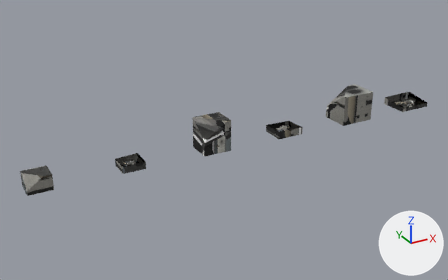
One commit to the glTF model src/assets/battle/city/modern-monsoon-houses-damage.glb: the scene before it, then after it.
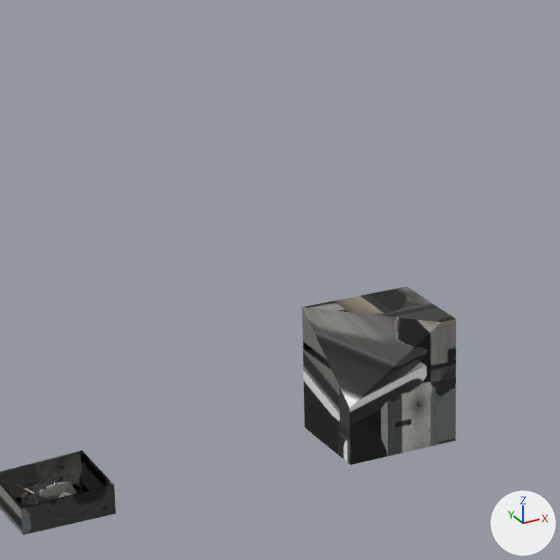
The first picture shows the older version from a 50 mm camera at (-3.13, -17.46, 8.97) aimed at (6.64, 0.31, 0.08). The close-ups show the older and then the newer version on the part from 26% to 57% of the width and 14% to 64% of the height of that picture. Only the edits that show in the close-ups are written down. Lighting does not change. The marker at lower right points along +X, +Y and +Z. Where no turn or scale is listed for an object, it has been applied to the vertices. Vertices at exactly the same position are counted once.
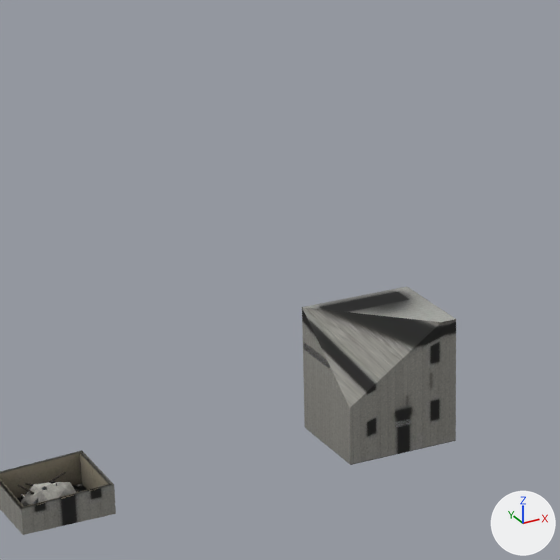
Boxes [x1, y1, x2, y2] around the edits, measured in the close-ups (560 x 560 px):
'Mesh_2', surface changed
    both: [302, 286, 456, 465]
'Mesh_9', surface changed, reshaped (lighter)
    both: [0, 452, 111, 509]
'Mesh_11', surface changed (black to grey)
    both: [0, 450, 116, 535]
'Mesh_0', surface changed
    both: [303, 342, 411, 427]
'Mesh_10', surface changed
    both: [17, 481, 87, 503]
part 2 of me_mesh_9, added (brown)
    after: [0, 453, 109, 507]
part 3 of me_mesh_9, surface changed (lighter)
    both: [1, 452, 111, 509]

Patch to the scene script:
```diff
--- a/src/assets/battle/city/modern-monsoon-houses-damage.glb.py
+++ b/src/assets/battle/city/modern-monsoon-houses-damage.glb.py
@@ mat_town @@
 n3 = _N.new('ShaderNodeMapping'); n3.name = 'Mapping'
-n3.inputs[1].default_value = (0.0008, -13.98, 0.0)  # 'Location'
-n3.inputs[3].default_value = (15.95, 14.97, 1.0)  # 'Scale'
+n3.inputs[1].default_value = (0.0008, -14.01, 0.0)  # 'Location'
+n3.inputs[3].default_value = (15.98, 15.01, 1.0)  # 'Scale'
 n4 = _N.new('ShaderNodeUVMap'); n4.name = 'UV Map'
@@ me_mesh_2 @@
 me_mesh_2.from_pydata(...)  # 38 vertices, 62 faces; spans x 0.16..1.18, y -0.973..-0.095, z 0.0..1.135
 # used by ob_mesh_2; location = (5.33, 0.534, -0.004)
+# me_mesh_2 part 1: texture (UV) coordinates of 49 of 62 faces, centred in x 0.16..1.18, y -0.973..-0.095, z 0.012..1.135, changed; they spanned u 0.01..0.05, v 0.95..1.0 and now span u 0.0..0.06, v 0.94..1.0
 me_mesh_2.materials.append(mat_town)
@@ me_mesh_9 @@
 # used by ob_mesh_9; location = (2.33, 0.534, -0.004)
-me_mesh_9.from_pydata(...)  # 185 vertices, 263 faces; spans x 0.295..1.045, y -0.872..-0.209, z 0.0..0.287
+me_mesh_9.from_pydata(...)  # 305 vertices, 335 faces; spans x 0.295..1.045, y -0.879..-0.209, z 0.0..0.287
+# me_mesh_9 part 2: 120 vertices added at x 0.295..1.045, y -0.879..-0.209, z 0.004..0.287
+# me_mesh_9 part 3: 228 kept faces spanning x 0.295..1.045, y -0.872..-0.209, z 0.0..0.287 get new texture (UV) coordinates
 me_mesh_9.materials.append(mat_town)
@@ me_mesh_11 @@
 me_mesh_11.from_pydata(...)  # 24 vertices, 36 faces; spans x 0.273..1.067, y -0.881..-0.186, z 0.0..0.289
 # used by ob_mesh_11; location = (2.33, 0.534, -0.004)
+# me_mesh_11 part 4: texture (UV) coordinates of 36 of 36 faces, centred in x 0.273..1.067, y -0.881..-0.186, z 0.0..0.186, changed; they spanned u 0.0..0.06, v 0.94..1.0 and now span u 0.0..0.06, v 0.94..1.0
 me_mesh_11.materials.append(mat_town)
```
